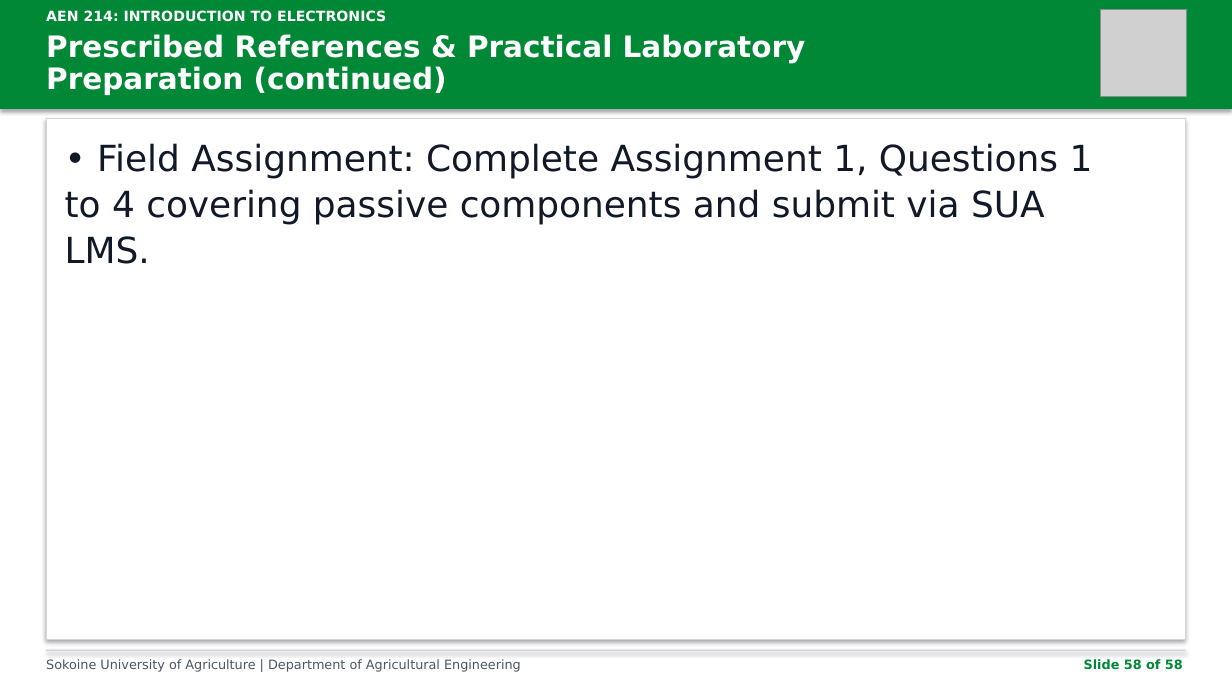
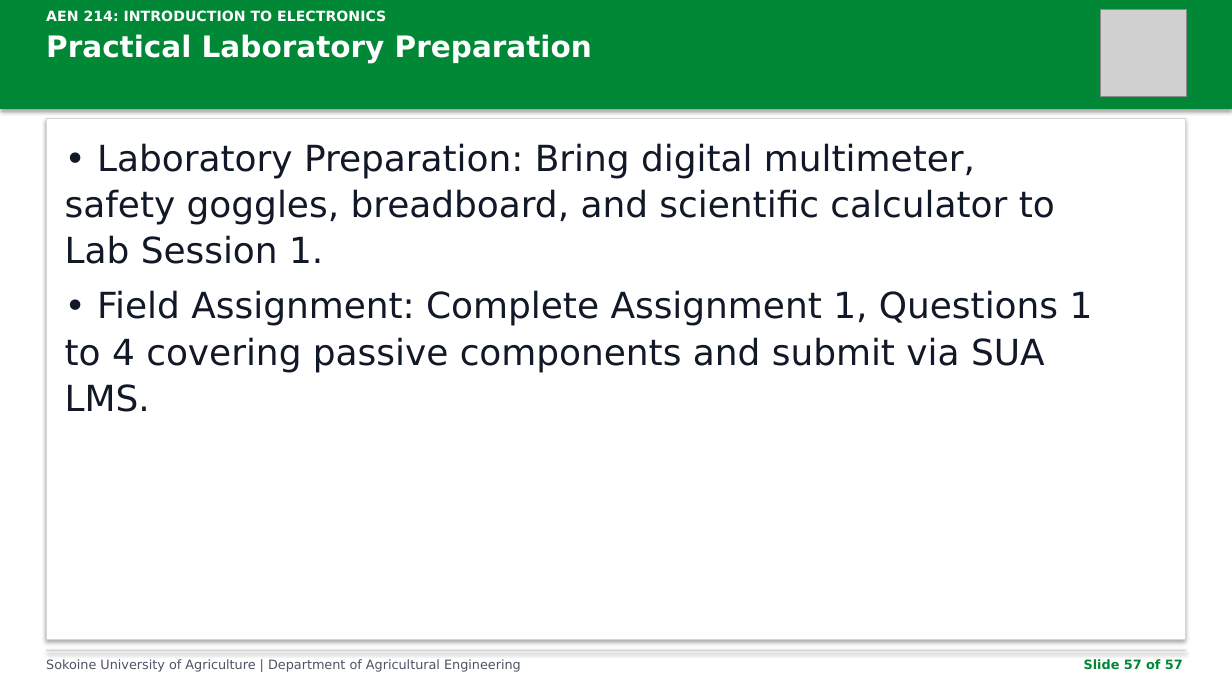
Before and after one commit to kadefue/Course_Notes, a slide deck: slide 57 of AEN 214/Lectures/AEN_214_Lecture_1.pptx (slide 58 before the commit). Drawn at 1232x693 pixels with LibreOffice and Linux fonts; fonts in the diff are those of the drawing; grey boxes stand for pictures. Boxes give left, top, right and bottom in pixels: in the first picture for what was removed or moved away, otherwise in the second. Text is boxed around its words. In the diff, an @@ line names an element or a change of style, - is before the commit and + after.

Commit message:
Update AEN 214 course materials for the 2026/2027 academic year
- Revised academic year references in README.md, build_outline.py, build_slides.py, compendium_base.py, and various slide scripts to reflect the 2026/2027 academic year.
- Updated the prescribed textbooks and reading list in README.md and build_outline.py to include new references and remove outdated ones.
- Adjusted laboratory preparation slides in slides_part1.py, slides_part2.py, and slides_part3.py to enhance clarity and relevance.
- Added unit tests in test_build_slides.py to verify the correct academic year is displayed on title slides.

```diff
--- a/AEN 214/Lectures/AEN_214_Lecture_1.pptx
+++ b/AEN 214/Lectures/AEN_214_Lecture_1.pptx
@@ text at bbox=[46, 34, 592, 63]: text changed @@
-Prescribed References & Practical Laboratory
-Preparation (continued)
+Practical Laboratory Preparation
@@ text added at bbox=[65, 143, 1055, 264], 28 pt, text #111827 @@
+• Laboratory Preparation: Bring digital multimeter,
+safety goggles, breadboard, and scientific calculator to
+Lab Session 1.
@@ text "• Field Assignment: Complete Assignment ...": place and size @@
-text "• Field Assignment: Complete Assignment ..." at bbox=[65, 143, 1093, 264]
+text "• Field Assignment: Complete Assignment ..." at bbox=[65, 290, 1093, 412]
@@ text at bbox=[1084, 659, 1183, 669]: text changed @@
-Slide 58 of 58
+Slide 57 of 57
```
Also in this commit, not shown: 56 other slides changed, 1 slide removed, 35 other files.
